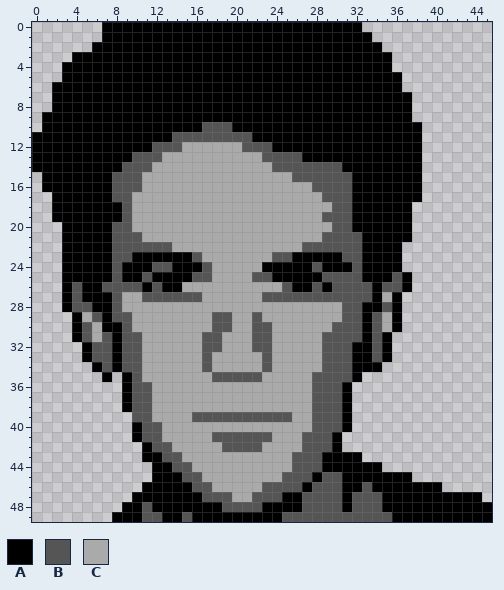
Two versions of one pixel-art file, resources/sprites/original/dialogs/portrait-agustin.ase. The picture above was drawn from the file before the commit.
46x50 pixels, 1 frame. Colours within 5 levels of each other are drawn and written as one.
Palette (. is transparent): A #000000  B #555555  C #aaaaaa
Pixels before, first column x 0:
 0 .......AAAAAAAAAAAAAAAAAAAAAAAAAA.............
 1 .......AAAAAAAAAAAAAAAAAAAAAAAAAAA............
 2 ......AAAAAAAAAAAAAAAAAAAAAAAAAAAAA...........
 3 ....AAAAAAAAAAAAAAAAAAAAAAAAAAAAAAAA..........
 4 ...AAAAAAAAAAAAAAAAAAAAAAAAAAAAAAAAA..........
 5 ...AAAAAAAAAAAAAAAAAAAAAAAAAAAAAAAAAA.........
 6 ..AAAAAAAAAAAAAAAAAAAAAAAAAAAAAAAAAAA.........
 7 ..AAAAAAAAAAAAAAAAAAAAAAAAAAAAAAAAAAAA........
 8 ..AAAAAAAAAAAAAAAAAAAAAAAAAAAAAAAAAAAA........
 9 .AAAAAAAAAAAAAAAAAAAAAAAAAAAAAAAAAAAAA........
10 .AAAAAAAAAAAAAAAABBBAAAAAAAAAAAAAAAAAAA.......
11 AAAAAAAAAAAAAABBBBBBBBAAAAAAAAAAAAAAAAA.......
12 AAAAAAAAAAAABBBCCCCCCBBBAAAAAAAAAAAAAAA.......
13 AAAAAAAAAABBBCCCCCCCCCCBBBBAAAAAAAAAAAA.......
14 AAAAAAAAABBBCCCCCCCCCCCCBBBBBBBAAAAAAAA.......
15 .AAAAAAABBBCCCCCCCCCCCCCCCBBBBBBAAAAAAA.......
16 .AAAAAAABBBCCCCCCCCCCCCCCCCCBBBBAAAAAAA.......
17 ..AAAAAABBCCCCCCCCCCCCCCCCCCCBBBAAAAAAA.......
18 ..AAAAAAABCCCCCCCCCCCCCCCCCCCCBBAAAAAA........
19 ..AAAAAAABCCCCCCCCCCCCCCCCCCCBBBAAAAAA........
20 ...AAAAABBCCCCCCCCCCCCCCCCCCCCBBAAAAAA........
21 ...AAAAABBBCCCCCCCCCCCCCCCCCCBBBBAAAAA........
22 ...AAAAABBBBBBCCCCCCCCCCCCCBBBBBBAAAA.........
23 ...AAAAABBAAAAAABCCCCCCCBBAAAAABBAAAA.........
24 ...AAAAABAAABBAAABCCCCCAAAAABAAABAAAA.........
25 ...AAAAABAABAAAABBCCCCBBAAAAABBBBAAABA........
26 ...ABAABBBBABAACCCCCCCCCCBAABABBBBABBA........
27 ...ABAAABCCBBBBBBCCCCCCBBBBBBBBBBBACA.........
28 ...ABBAABCCCCCCCCCCCCCCCCCCCCCCBBAABA.........
29 ....ACBABBCCCCCCCCBBCCBCCCCCCCCBBABCA.........
30 ....ABCAABCCCCCCCCBBCCBBCCCCCCBBBABCA.........
31 ....ABCBABBCCCCCCBBCCCBBCCCCCBBBBABA..........
32 .....ABBABBCCCCCCBBCCCBBCCCCCBBBAABA..........
33 .....ABBABBCCCCCCBCCCCCBCCCCCBBBAABA..........
34 ......ABABBCCCCCCBCCCCCBCCCCCBBBAAA...........
35 .......A.ABCCCCCCCBBBBBCCCCCBBBBA.............
36 .........ABBCCCCCCCCCCCCCCCCBBBA..............
37 .........ABBCCCCCCCCCCCCCCCCBBBA..............
38 .........ABBCCCCCCCCCCCCCCCCBBBA..............
39 ..........BBCCCCBBBBBBBBBBCCBBBA..............
40 ..........ABBCCCCCCCCCCCCCCCBBBA..............
41 ..........ABBCCCCCBBBBBBCCCBBBA...............
42 ...........ABBCCCCCBBBBCCCCBBBA...............
43 ...........AABBCCCCCCCCCCCBBBAAAA.............
44 ............AABBCCCCCCCCCCBBBAAAAAA...........
45 ............AAABBCCCCCCCCBBBABBAAAAAAA........
46 ...........AAAAABBCCCCCBBBBABBBAABAAAAAAA.....
47 ..........AAAAAAABBBCCBBBAABBBBABBBAAAAAAAAAA.
48 .........AABAAAAAAABBBBAAAABBBBABBBAAAAAAAAAAA
49 ........AAABBAABAAAAAAAAABBBBBBBBBBBAAAAAAAAAA
Once edited:
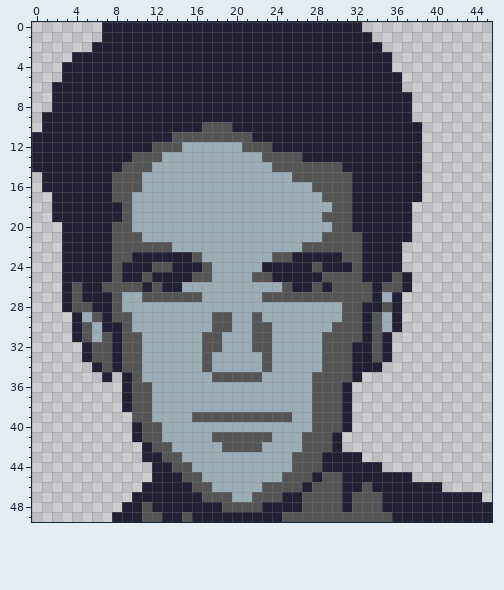
Diff:
Colour A changes from #000000 to #222034.
Colour C changes from #aaaaaa to #9badb7.
